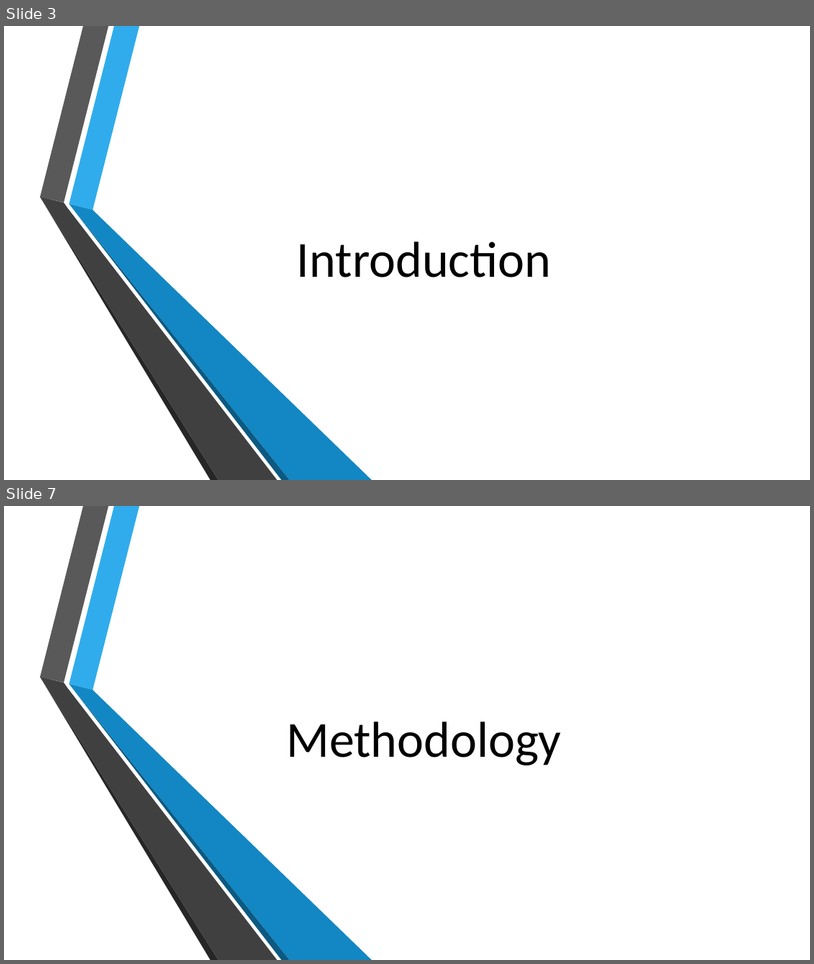
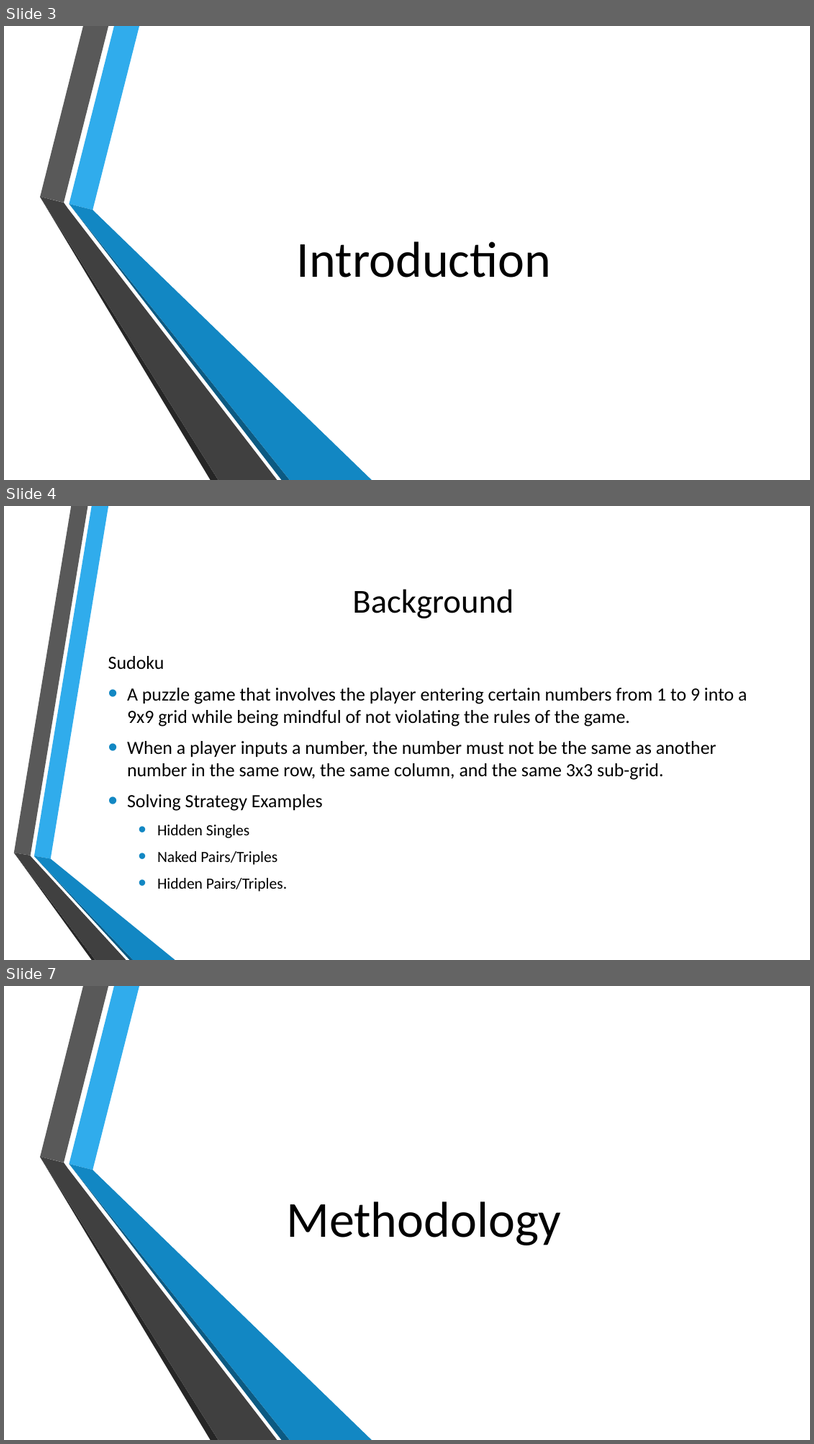
Before and after one commit to BionicScout/LTU-AI-Group_Project, a slide deck: AI TermProject Presentation.pptx. Shown one above the other, each under a label of ours: slides 3 and 7 before the commit, slides 3, 4 and 7 after it; the slides between them are not shown. The pictures are 814x964 and 814x1444 pixels, drawn with LibreOffice and Linux fonts; fonts in the diff are those of the drawing; background and template pictures are left out. Boxes give left, top, right and bottom in pixels: in the first picture for what was removed or moved away, otherwise in the second. Text is boxed around its words. In the diff, an @@ line names an element or a change of style, - is before the commit and + after.

```diff
--- a/AI TermProject Presentation.pptx
+++ b/AI TermProject Presentation.pptx
@@ slide 4 added at [4,506,810,960], background picture (left out) @@
@@ title added at [352,589,514,618], 40 pt, text #000000 @@
+Background
@@ text added at [108,656,747,891], 22.2 pt, text #000000 @@
+Sudoku
+• A puzzle game that involves the player entering certain numbers from 1 to 9 into a 9x9 grid while being mindful of not violating the rules of the game.
+• When a player inputs a number, the number must not be the same as another number in the same row, the same column, and the same 3x3 sub-grid.
+• Solving Strategy Examples
+  • Hidden Singles
+  • Naked Pairs/Triples
+  • Hidden Pairs/Triples.
@@ group added at [13,506,175,960]: 6 freeform shapes @@
```
Also in this commit, not shown: 4 slides changed, 2 other slides added, 3 slides removed, 1 other file.
